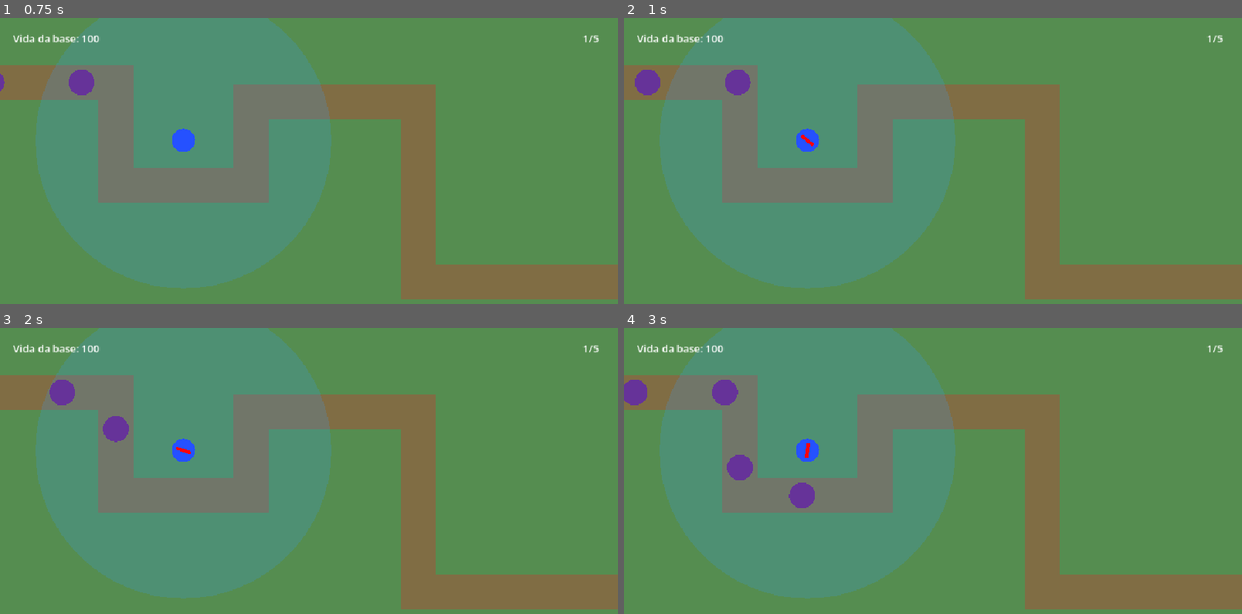
Above: before the commit, frames 1-4 (two rows, left to right).
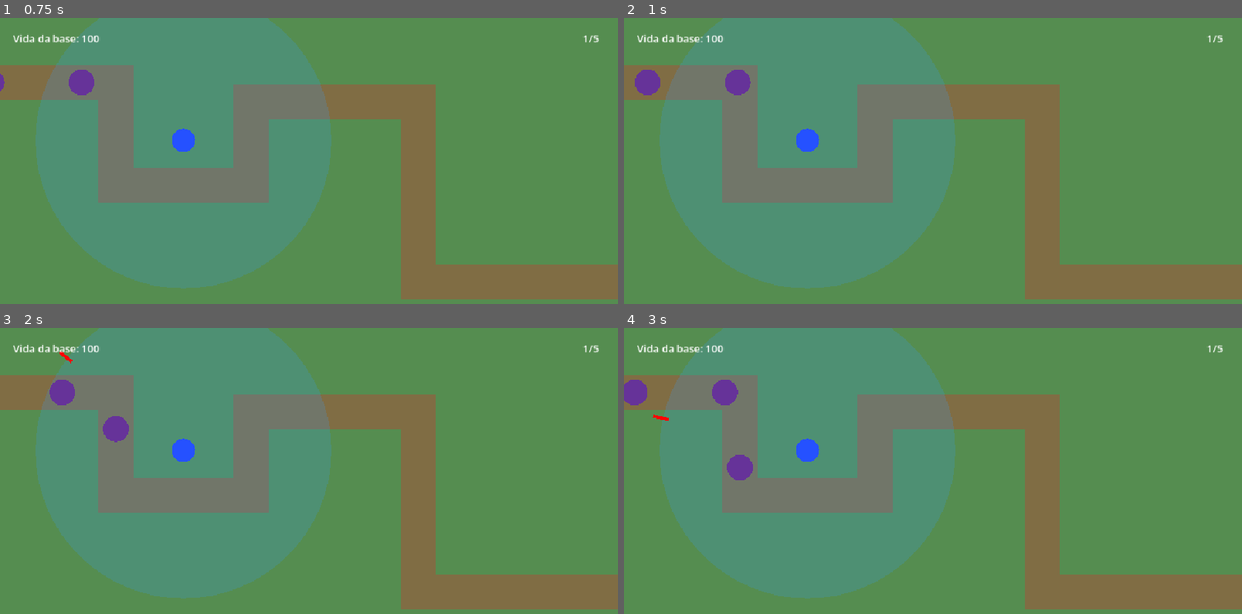
Above: after the commit, the same moments.

Repository: artdroids11/Tower-Defense-Godot-2D
Game: Godot game, scene res://main.tscn
Same seed, same stepped clock (60 frames per second), same inputs: the game is played once before the commit and once after it.
Inputs:
- Up to frame 1 (0.75 s): no input
- Up to frame 2 (1 s): no input
- Up to frame 3 (2 s): no input
- Up to frame 4 (3 s): no input

Frame 1 is identical in both runs. In frame 2, less than 0.1% of the frame differs, in the area x 28-31%, y 40-45%; in frame 3, less than 0.1%; in frame 4, 0.4%, in the area x 4-31%, y 30-63%.

Commit message:
Correção de sistemas internos do Projectile, Enemy e Tower.

Diff:
--- a/main.tscn
+++ b/main.tscn
@@ -11,6 +11,8 @@
 [node name="Path" type="Line2D" parent="." unique_id=1361094873]
 
 [node name="Tower" parent="." unique_id=663019341 instance=ExtResource("2_0xm2m")]
+attack_damage = 1
+attack_interval = 0.25
 
 [node name="CanvasLayer" type="CanvasLayer" parent="." unique_id=1791099738]
 
--- a/scenes/tower.tscn
+++ b/scenes/tower.tscn
@@ -4,3 +4,4 @@
 
 [node name="Tower" type="Node2D" unique_id=663019341]
 script = ExtResource("1_2x682")
+attack_damage = 5
--- a/scripts/enemy.gd
+++ b/scripts/enemy.gd
@@ -8,6 +8,7 @@
 var current_point_index: int = 0
 
 var health: int = 3
+var is_dead: bool = false
 
 func _draw():
 	draw_circle(Vector2.ZERO, radius, enemy_color)
@@ -33,9 +34,14 @@
 		current_point_index += 1
 
 func take_damage(amount: int) -> void:
+	if is_dead:
+		return
+
 	health -= amount
 	print("Vida do inimigo: ", health)
 
 	if health <= 0:
+		is_dead = true
+		remove_from_group("enemies")
 		get_parent().enemies_alive -= 1
 		queue_free()
--- a/scripts/projectiles.gd
+++ b/scripts/projectiles.gd
@@ -1,9 +1,11 @@
 extends Node2D
 
-@export var speed: float = 850.0
+@export var speed: float = 1000.0
 var target: Node2D
 var direction: Vector2 = Vector2.ZERO
 var previous_position: Vector2 = Vector2.ZERO
+
+var damage: int = 1
 
 func _draw() -> void:
 	draw_line(Vector2(-12, 0),Vector2(12, 0),Color(1.0, 0.008, 0.016, 1.0),5.0)
@@ -22,6 +24,6 @@
 		global_position
 	)
 
-	if global_position.distance_to(target.global_position) < 25.0:
-		target.take_damage(3)
+	if closest_point.distance_to(target.global_position) < 20.0:
+		target.take_damage(damage)
 		queue_free()
--- a/scripts/tower.gd
+++ b/scripts/tower.gd
@@ -2,19 +2,19 @@
 
 const PROJECTILE_SCENE = preload("res://scenes/projectiles.tscn")
 
-@export var range: float = 230.0
+@export var attack_range: float = 230.0
 @export var tower_radius: float = 18.0
 
 var main:Node2D
 var enemies_in_range: Array[Node2D] = []
 var target: Node2D = null
 
-var attack_damage: int = 1
-var attack_interval: float = 1.0
-var attack_timer: float = 1.0
+@export var attack_damage: int = 2
+@export var attack_interval: float = 1.0
+var attack_timer: float = 0.0
 
 func _draw() -> void:
-	draw_circle(Vector2.ZERO, range, Color(0.2, 0.6, 1.0, 0.2))
+	draw_circle(Vector2.ZERO, attack_range, Color(0.2, 0.6, 1.0, 0.2))
 	draw_circle(Vector2.ZERO, tower_radius, Color(0.145, 0.318, 1.0, 1.0))
 
 func _ready() -> void:
@@ -35,7 +35,7 @@
 
 		var distance: float = global_position.distance_to(enemy.global_position)
 
-		if distance <= range:
+		if distance <= attack_range:
 			current_enemies.append(enemy)
 
 			if not enemies_in_range.has(enemy):
@@ -47,7 +47,7 @@
 
 func select_target() -> void:
 	var closest_enemy: Node2D = null
-	var closest_distance: float = range
+	var closest_distance: float = attack_range
 
 	for enemy in enemies_in_range:
 		if not is_instance_valid(enemy):
@@ -55,7 +55,7 @@
 
 		var distance: float = global_position.distance_to(enemy.global_position)
 
-		if closest_distance == null or distance < closest_distance:
+		if closest_enemy == null or distance < closest_distance:
 			closest_distance = distance
 			closest_enemy = enemy
 
@@ -79,11 +79,12 @@
 			projectile.global_position = global_position
 			projectile.target = target
 
+			projectile.damage = attack_damage
+
 			projectile.direction = (target.global_position
 			- projectile.global_position).normalized()
 
 			projectile.rotation = projectile.direction.angle()
-		else:
-			("Nenhum alvo no alcance")
+
 
 		attack_timer -= attack_interval
